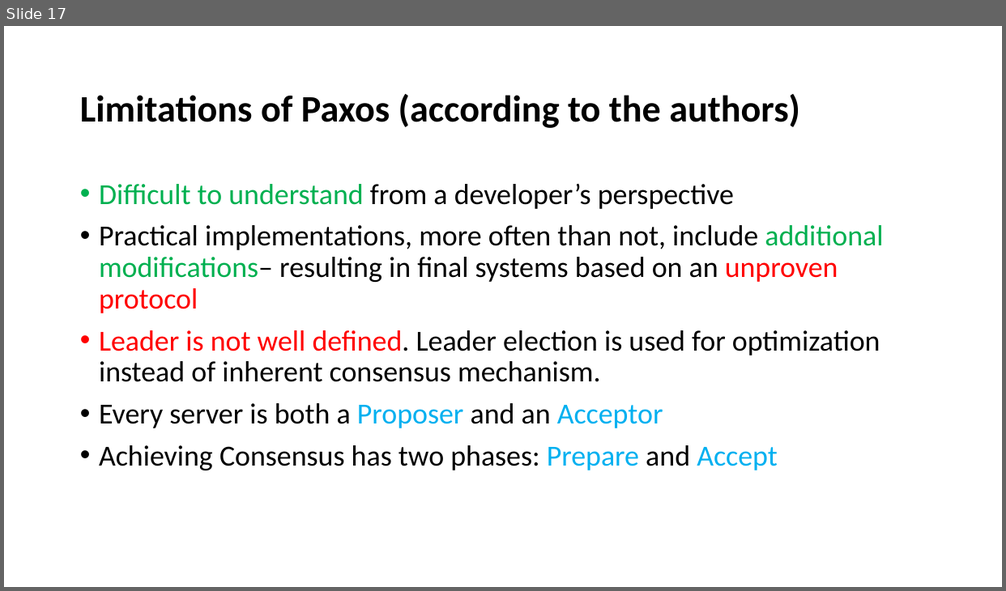
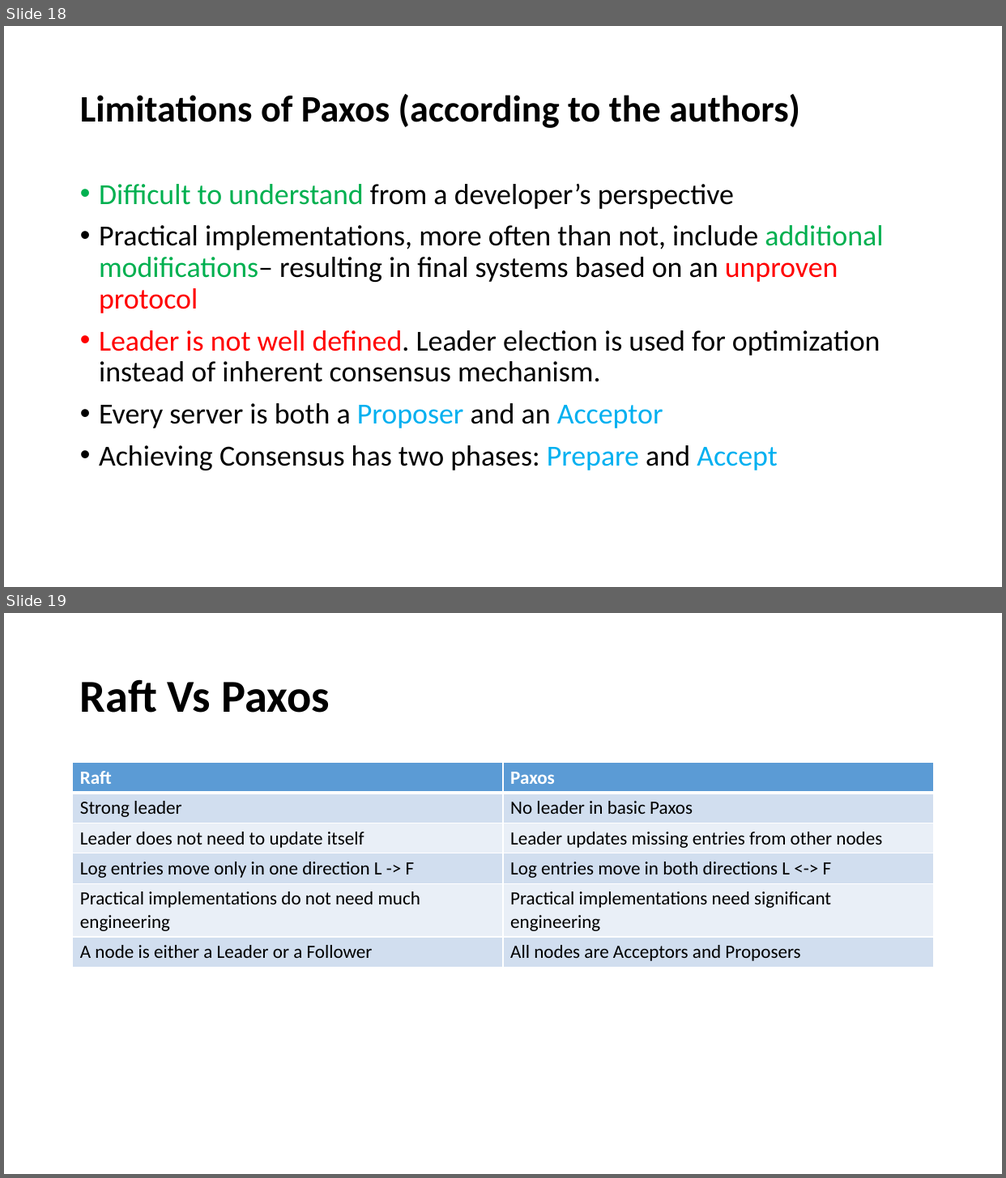
Before and after one commit to paulsaswata/public, a slide deck: The Raft Consensus Algorithm.pptx. Shown one above the other, each under a label of ours: slide 17 before the commit, slides 18 and 19 after it. The pictures are 1006x591 and 1006x1178 pixels, drawn with LibreOffice and Linux fonts; fonts in the diff are those of the drawing. Boxes give left, top, right and bottom in pixels: in the first picture for what was removed or moved away, otherwise in the second. Text is boxed around its words. In the diff, an @@ line names an element or a change of style, - is before the commit and + after.

Commit message:
added raft ppt

```diff
--- a/The Raft Consensus Algorithm.pptx
+++ b/The Raft Consensus Algorithm.pptx
@@ slide 19 added at box(4, 613, 1002, 1174), background #FFFFFF @@
@@ title added at box(80, 679, 330, 713), 44 pt, text #000000, bold @@
+Raft Vs Paxos
@@ table added at box(73, 763, 934, 967), 6 rows, 2 columns @@
+Raft | Paxos
+Strong leader | No leader in basic Paxos
+Leader does not need to update itself | Leader updates missing entries from other nodes
+Log entries move only in one direction L -> F | Log entries move in both directions L <-> F
+Practical implementations do not need much engineering | Practical implementations need significant engineering
+A node is either a Leader or a Follower | All nodes are Acceptors and Proposers
@@ what was slide 17 is now slide 18 @@
```
Also in this commit, not shown: 6 slides changed, 1 other slide added.
